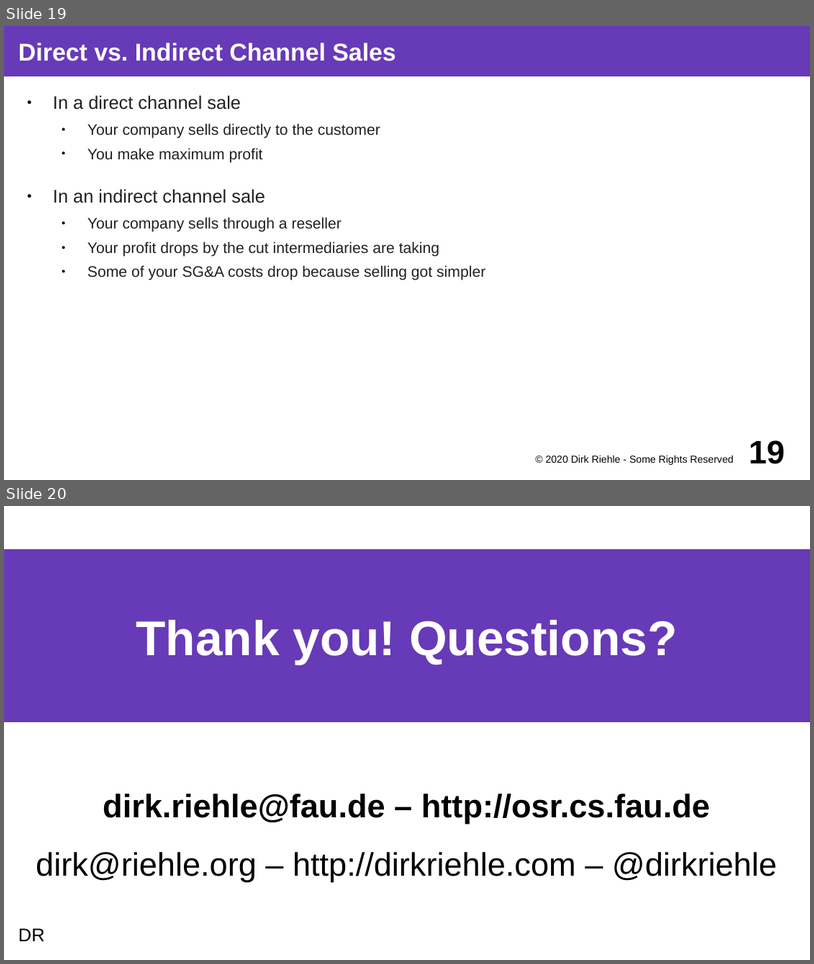
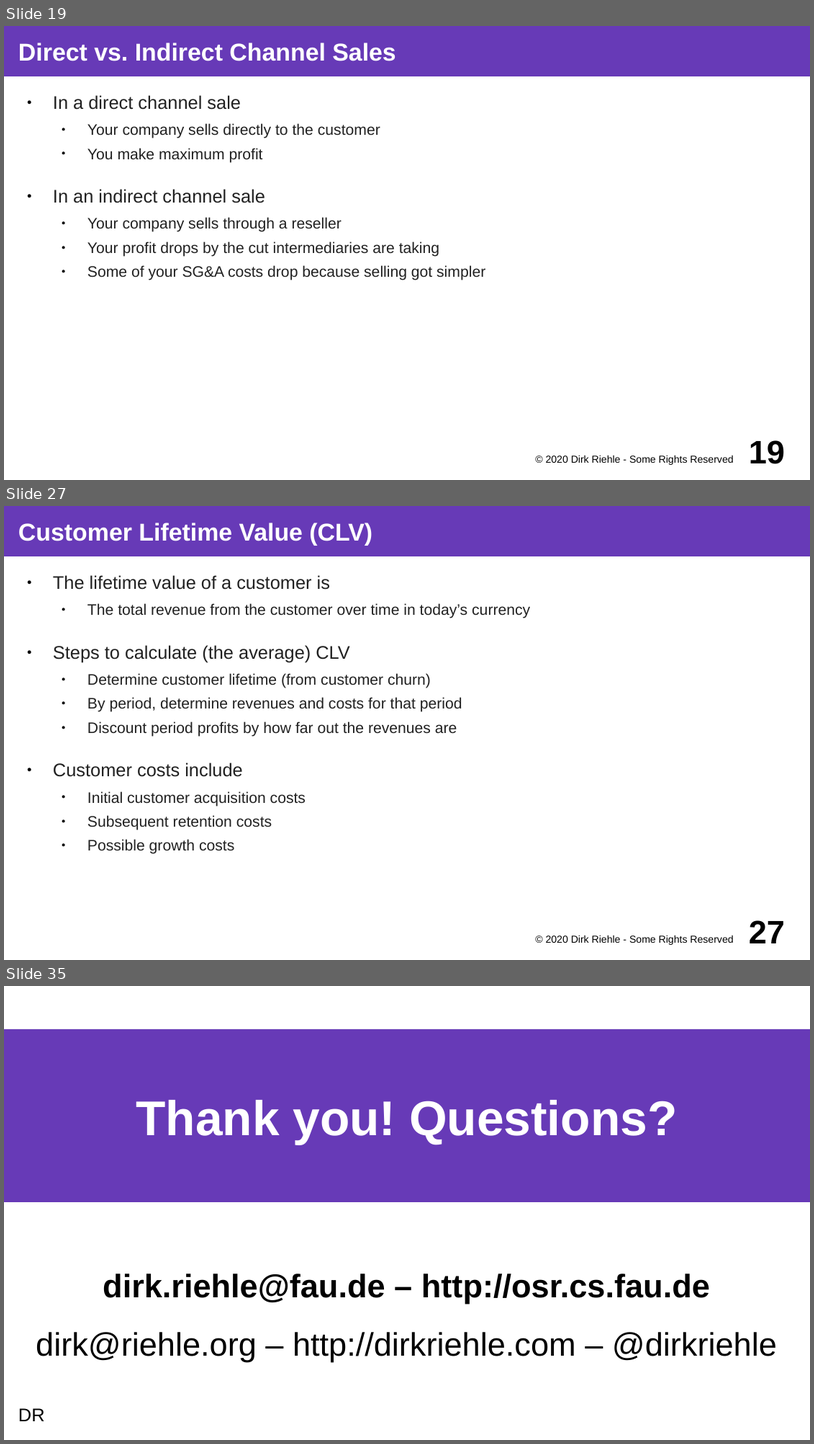
Before and after one commit to dirkriehle/coss-course, a slide deck: Lecture slides/COSS B04 - Business Models.odp. Shown one above the other, each under a label of ours: slides 19 and 20 before the commit, slides 19, 27 and 35 after it; the slides between them are not shown. The pictures are 814x964 and 814x1444 pixels, drawn with LibreOffice and Linux fonts; fonts in the diff are those of the drawing. Boxes give left, top, right and bottom in pixels: in the first picture for what was removed or moved away, otherwise in the second. Text is boxed around its words. In the diff, an @@ line names an element or a change of style, - is before the commit and + after.

```diff
--- a/Lecture slides/COSS B04 - Business Models.odp
+++ b/Lecture slides/COSS B04 - Business Models.odp
@@ slide 27 added at box(4, 506, 810, 960), background #FFFFFF @@
@@ title added at box(4, 506, 810, 556), fill #673AB7, 24 pt, text #FFFFFF, bold @@
+Customer Lifetime Value (CLV)
@@ text added at box(53, 575, 530, 854), 15 pt, text #212121 @@
+● The lifetime value of a customer is
+  ● The total revenue from the customer over time in today’s currency
+● Steps to calculate (the average) CLV
+  ● Determine customer lifetime (from customer churn)
+  ● By period, determine revenues and costs for that period
+  ● Discount period profits by how far out the revenues are
+● Customer costs include
+  ● Initial customer acquisition costs
+  ● Subsequent retention costs
+  ● Possible growth costs
@@ text added at box(546, 934, 733, 944), 10 pt, text #000000 @@
+© 2020 Dirk Riehle - Some Rights Reserved
@@ page number added at box(749, 920, 785, 943), 32 pt, text #000000, bold @@
+27
@@ what was slide 20 is now slide 35 @@
```
Also in this commit, not shown: 14 other slides added, 1 other file.
